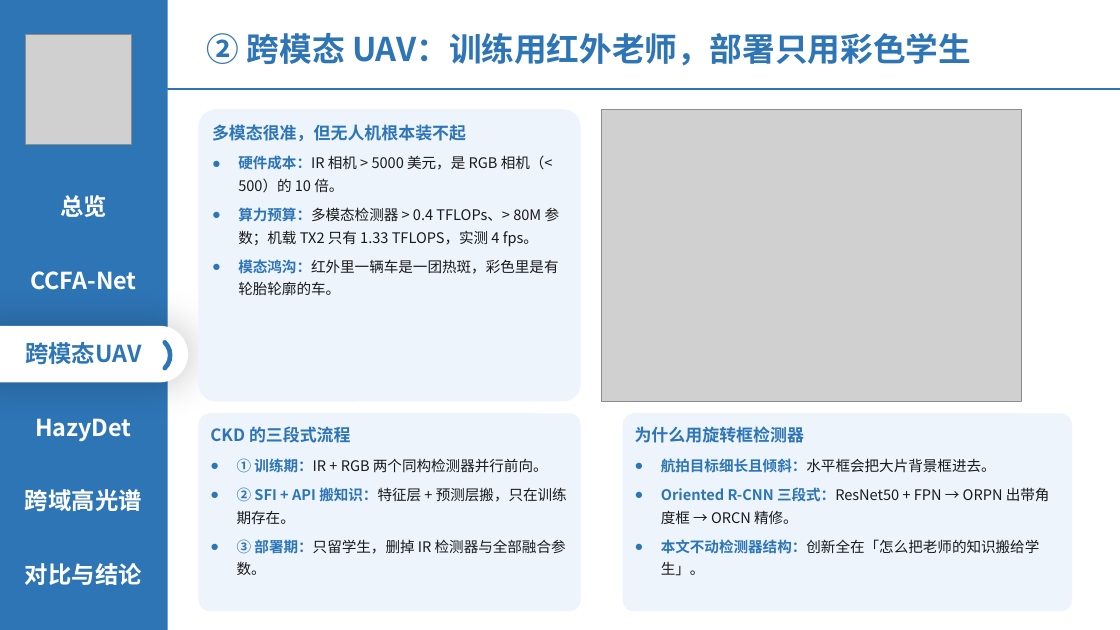
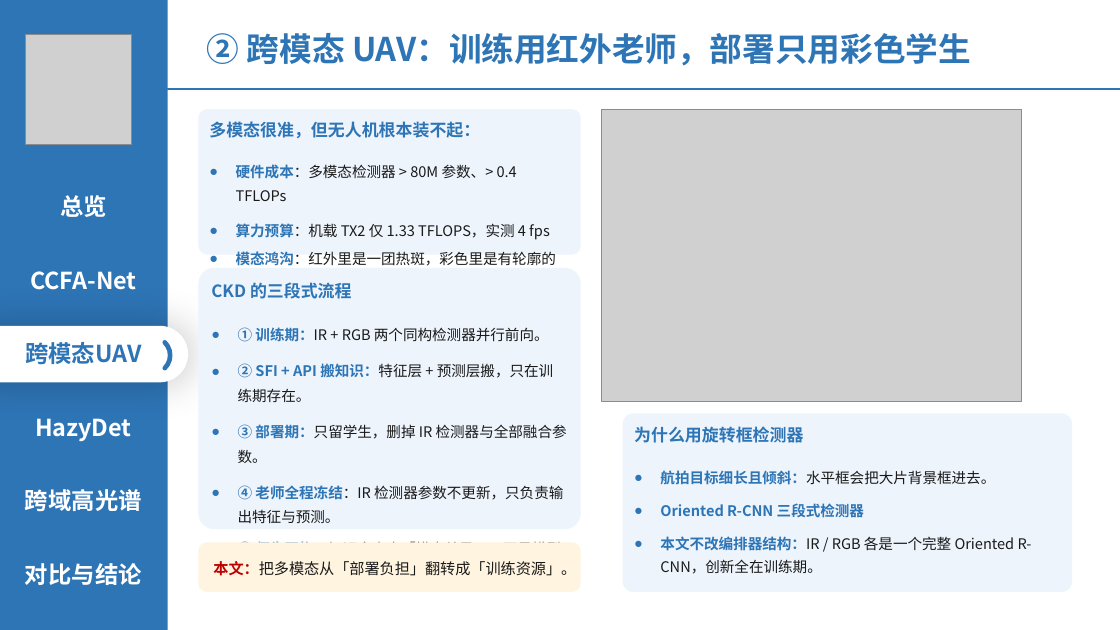
Before and after one commit to 139876/paper-notes, a slide deck: slide 8 of 论文精读/3-HazyDet精读/附件/四篇论文-组会汇报.pptx. Drawn at 1120x630 pixels with LibreOffice and Linux fonts; fonts in the diff are those of the drawing; grey boxes stand for pictures. Boxes give left, top, right and bottom in pixels: in the first picture for what was removed or moved away, otherwise in the second. Text is boxed around its words. In the diff, an @@ line names an element or a change of style, - is before the commit and + after.

```diff
--- a/论文精读/3-HazyDet精读/附件/四篇论文-组会汇报.pptx
+++ b/论文精读/3-HazyDet精读/附件/四篇论文-组会汇报.pptx
@@ rounded rectangle "多模态很准，但无人机根本装不起：": place and size @@
-rounded rectangle "多模态很准，但无人机根本装不起：" at (198, 109, 581, 402)
+rounded rectangle "多模态很准，但无人机根本装不起：" at (198, 109, 581, 255)
@@ text in rounded rectangle at (209, 121, 556, 266): text changed @@
-多模态很准，但无人机根本装不起
-● 硬件成本：IR 相机 > 5000 美元，是 RGB 相机（< 500）的 10 倍。
-● 算力预算：多模态检测器 > 0.4 TFLOPs、> 80M 参数；机载 TX2 只有 1.33 TFLOPS，实测 4 fps。
-● 模态鸿沟：红外里一辆车是一团热斑，彩色里是有轮胎轮廓的车。
+多模态很准，但无人机根本装不起：
+● 硬件成本：多模态检测器 > 80M 参数、> 0.4 TFLOPs
+● 算力预算：机载 TX2 仅 1.33 TFLOPS，实测 4 fps
+● 模态鸿沟：红外里是一团热斑，彩色里是有轮廓的车
@@ rounded rectangle "CKD 的三段式流程": place and size @@
-rounded rectangle "CKD 的三段式流程" at (198, 413, 581, 612)
+rounded rectangle "CKD 的三段式流程" at (198, 268, 581, 529)
@@ text in rounded rectangle at (211, 282, 567, 463): more space between paragraphs; line spacing 1.28 to 1.4 @@
@@ rounded rectangle "为什么用旋转框检测器": place and size @@
-rounded rectangle "为什么用旋转框检测器" at (623, 413, 1072, 612)
+rounded rectangle "为什么用旋转框检测器" at (623, 413, 1072, 592)
@@ text in rounded rectangle at (634, 426, 995, 485): more space between paragraphs; line spacing 1.28 to 1.3 @@
@@ text in rounded rectangle at (238, 485, 563, 575): paragraphs added @@
+● ④ 老师全程冻结：IR 检测器参数不更新，只负责输出特征与预测。
+● ⑤ 师生同构：知识全来自「模态差异」，不是模型容量差异。
@@ text in rounded rectangle at (660, 503, 1032, 574): text changed @@
-● Oriented R-CNN 三段式：ResNet50 + FPN → ORPN 出带角度框 → ORCN 精修。
-● 本文不动检测器结构：创新全在「怎么把老师的知识搬给学生」。
+● Oriented R-CNN 三段式检测器
+● 本文不改编排器结构：IR / RGB 各是一个完整 Oriented R-CNN，创新全在训练期。
@@ rounded rectangle added at (198, 543, 581, 592), fill #FFF4E0, 13 pt, text #1A1A1A @@
+本文：把多模态从「部署负担」翻转成「训练资源」。
```
Also in this commit, not shown: 9 other slides changed.
